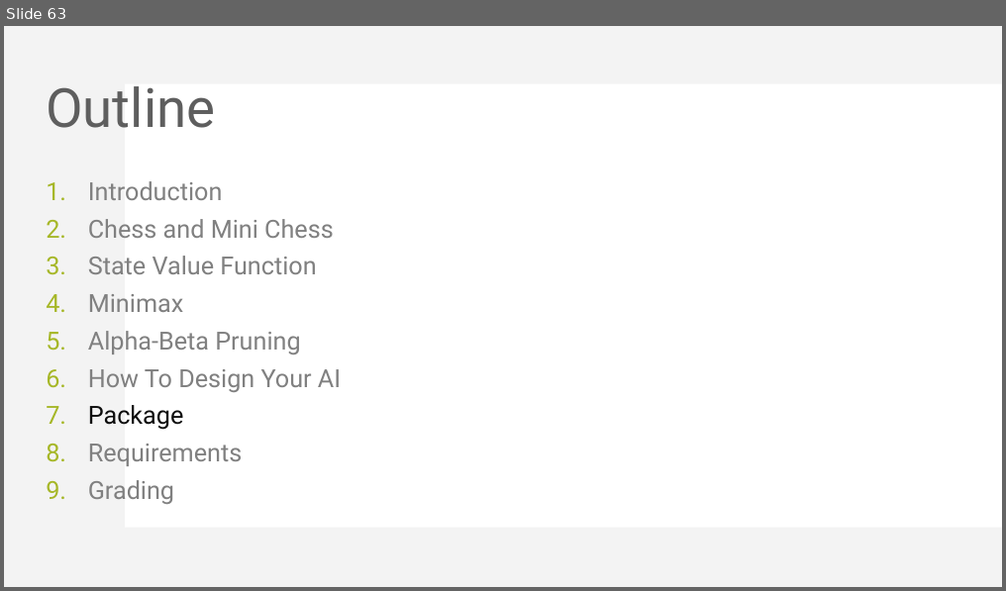
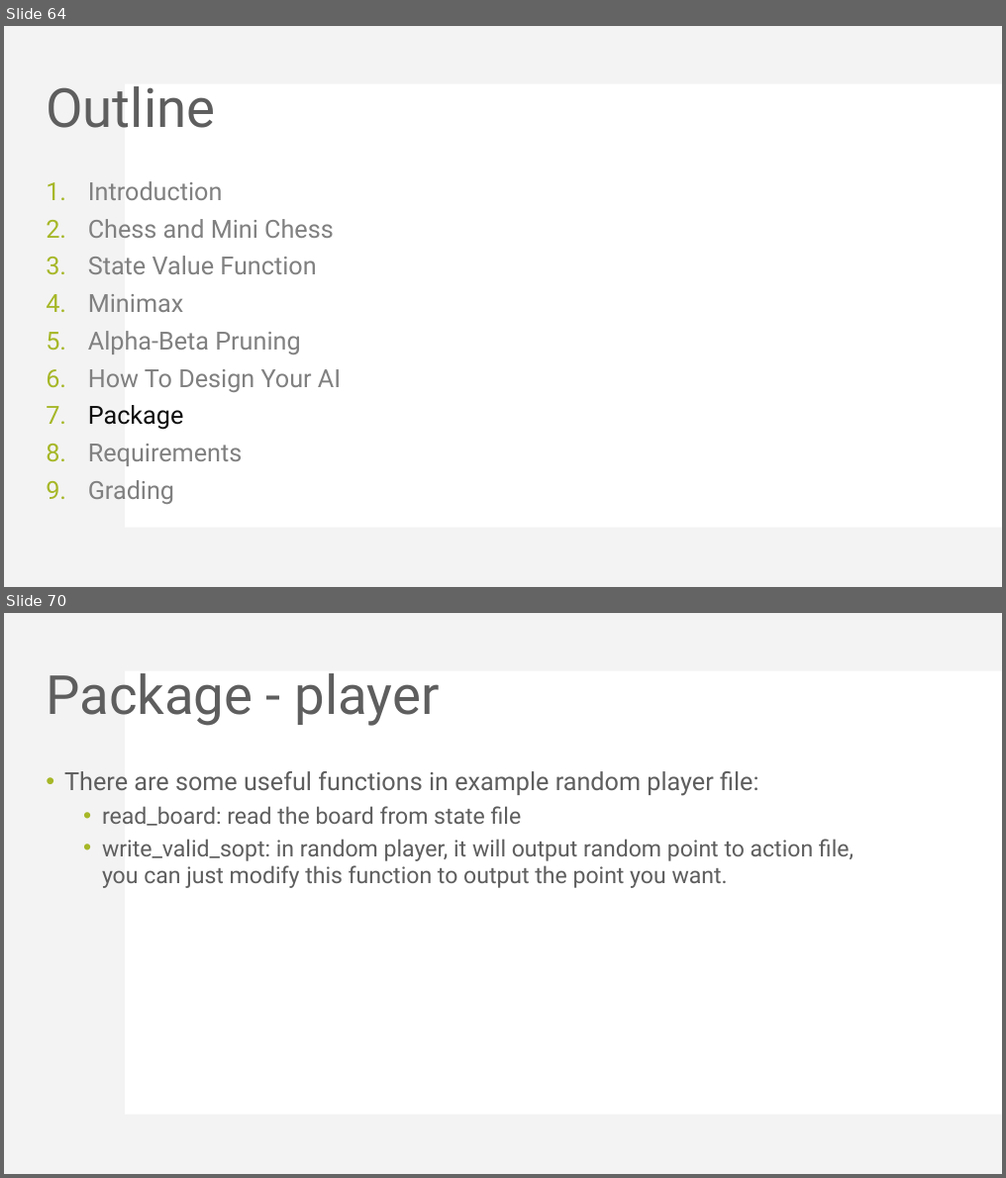
Before and after one commit to KohakuBlueleaf/MiniChess, a slide deck: document/Mini Project 3 introduction.pptx. Shown one above the other, each under a label of ours: slide 63 before the commit, slides 64 and 70 after it; the slides between them are not shown. The pictures are 1006x591 and 1006x1178 pixels, drawn with LibreOffice and Linux fonts; fonts in the diff are those of the drawing. Boxes give left, top, right and bottom in pixels: in the first picture for what was removed or moved away, otherwise in the second. Text is boxed around its words. In the diff, an @@ line names an element or a change of style, - is before the commit and + after.

```diff
--- a/document/Mini Project 3 introduction.pptx
+++ b/document/Mini Project 3 introduction.pptx
@@ slide 70 added at (x1=4, y1=613, x2=1002, y2=1174), background #FFFFFF; not listed: 2 template elements that a slide beside it also shows @@
@@ title added at (x1=46, y1=673, x2=440, y2=726), 52 pt, text #5E5E5E @@
+Package - player
@@ text added at (x1=64, y1=771, x2=853, y2=888), 22 pt, text #5E5E5E @@
+• There are some useful functions in example random player file:
+  • read_board: read the board from state file
+  • write_valid_sopt: in random player, it will output random point to action file, you can just modify this function to output the point you want.
@@ what was slide 63 is now slide 64 @@
```
Also in this commit, not shown: 3 slides changed, 18 other slides added, 1 other file.
